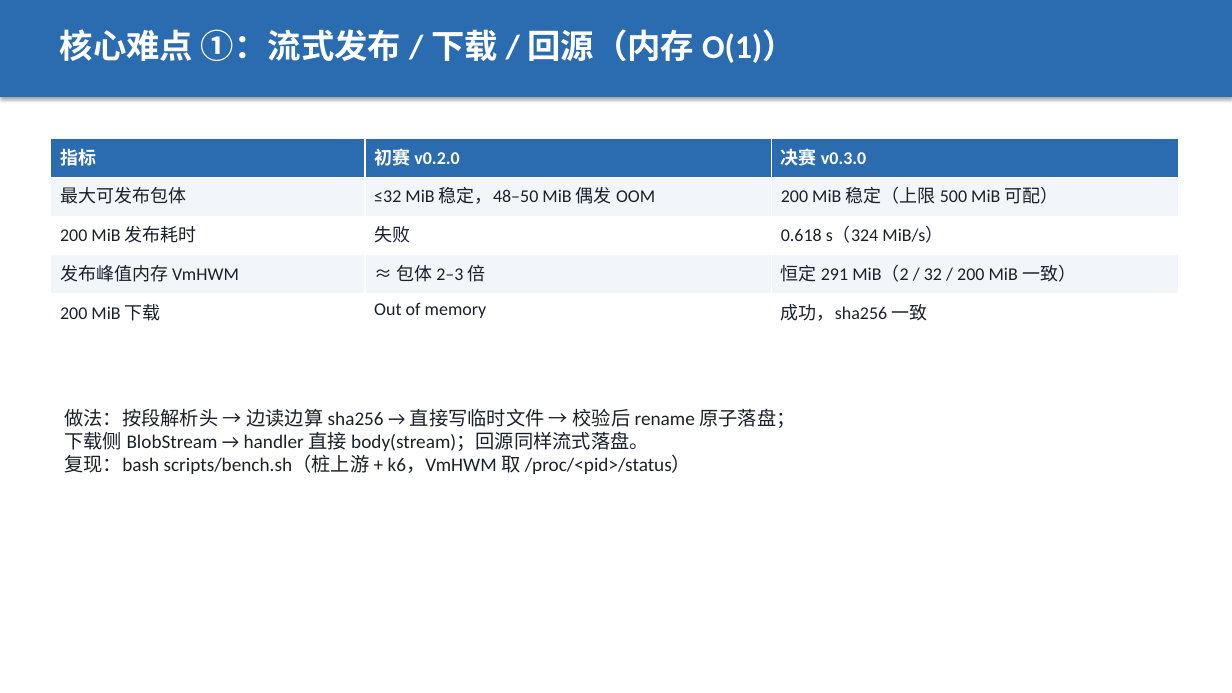
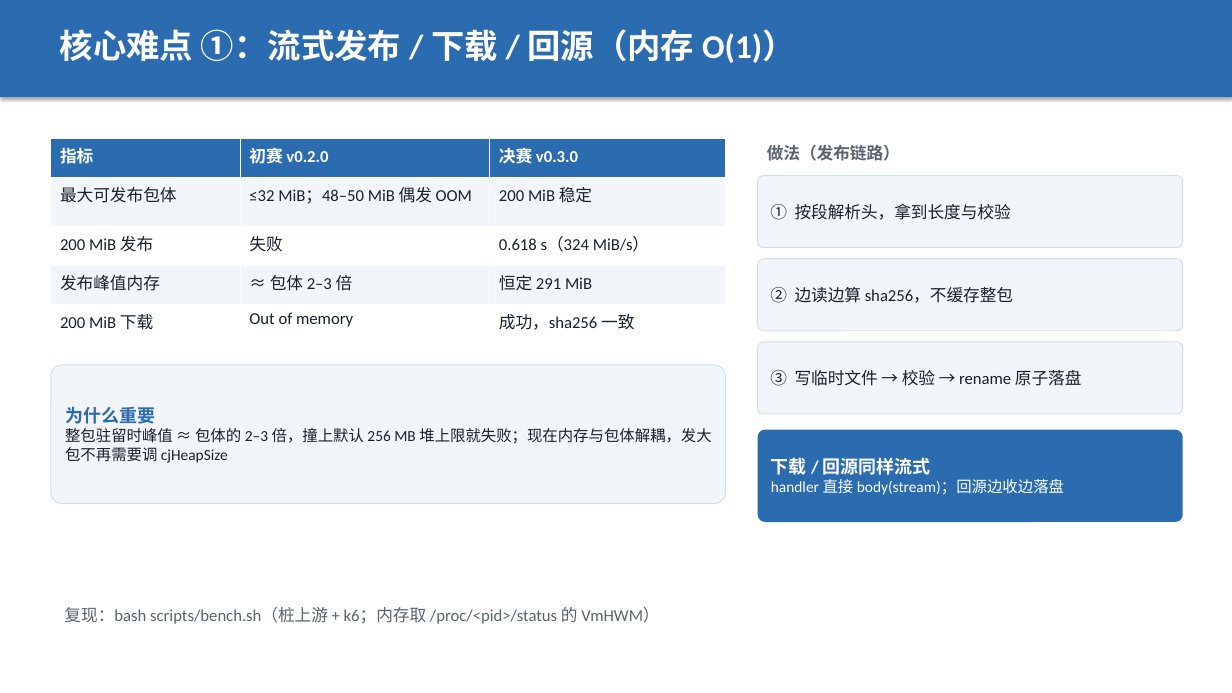
Before and after one commit to ystyle/cjreg, a slide deck: slide 5 of docs/finals-roadshow-v0.3.0.pptx. Drawn at 1232x693 pixels with LibreOffice and Linux fonts; fonts in the diff are those of the drawing. Boxes give left, top, right and bottom in pixels: in the first picture for what was removed or moved away, otherwise in the second. Text is boxed around its words. In the diff, an @@ line names an element or a change of style, - is before the commit and + after.

Commit message:
docs(ppt): 第 2 页改问题三卡 + 定位条；第 5 页左表右步骤 + 复现条
- 第 2 页：三段纯文本改为「问题 × 3」卡片（标题 + 一行说明），下方用高亮条给出定位
  （不是替代是补位），底部补生产运行现状 —— 去掉大段项目符号
- 第 5 页：对比表压到 5 行，右侧把「做法」拆成三步卡片 + 「下载/回源同样流式」高亮块，
  左下补「为什么重要」（整包驻留 2–3 倍 vs 与包体解耦），底部一条可复现命令
- 两个圆角/文字辅助函数提到脚本前部，供各页复用

```diff
--- a/docs/finals-roadshow-v0.3.0.pptx
+++ b/docs/finals-roadshow-v0.3.0.pptx
@@ table at box(51, 139, 726, 334) @@
-row 2, column 2: ≤32 MiB 稳定，48–50 MiB 偶发 OOM
+row 2, column 2: ≤32 MiB；48–50 MiB 偶发 OOM
-row 2, column 3: 200 MiB 稳定（上限 500 MiB 可配）
+row 2, column 3: 200 MiB 稳定
-row 3, column 1: 200 MiB 发布耗时
+row 3, column 1: 200 MiB 发布
-row 4, column 1: 发布峰值内存 VmHWM
+row 4, column 1: 发布峰值内存
-row 4, column 3: 恒定 291 MiB（2 / 32 / 200 MiB 一致）
+row 4, column 3: 恒定 291 MiB
@@ size 14 to 13 pt in "指标", "初赛 v0.2.0", "决赛 v0.3.0", "最大可发布包体" and 6 more places @@
@@ table: place and size @@
-table at box(51, 139, 1178, 333)
+table at box(51, 139, 726, 334)
@@ text added at box(767, 145, 900, 161), 13 pt, text #5A6370, bold @@
+做法（发布链路）
@@ rounded rectangle added at box(758, 176, 1183, 248), fill #F2F5F9, outline #D5DEE8 0.75 pt, 13 pt, text #1A202C @@
+① 按段解析头，拿到长度与校验
@@ rounded rectangle added at box(758, 259, 1183, 331), fill #F2F5F9, outline #D5DEE8 0.75 pt, 13 pt, text #1A202C @@
+② 边读边算 sha256，不缓存整包
@@ rounded rectangle added at box(758, 342, 1183, 414), fill #F2F5F9, outline #D5DEE8 0.75 pt, 13 pt, text #1A202C @@
+③ 写临时文件 → 校验 → rename 原子落盘
@@ rounded rectangle added at box(51, 365, 726, 504), fill #F2F5F9, outline #D5DEE8 0.75 pt, 12 pt, text #1A202C @@
+为什么重要
+整包驻留时峰值 ≈ 包体的 2–3 倍，撞上默认 256 MB 堆上限就失败；现在内存与包体解耦，发大包不再需要调 cjHeapSize
@@ text removed at box(64, 408, 795, 474) @@
-做法：按段解析头 → 边读边算 sha256 → 直接写临时文件 → 校验后 rename 原子落盘；
-下载侧 BlobStream → handler 直接 body(stream)；回源同样流式落盘。
-复现：bash scripts/bench.sh（桩上游 + k6，VmHWM 取 /proc/<pid>/status）
@@ rounded rectangle added at box(758, 430, 1183, 522), fill #2B6CB0, 12 pt, text #FFFFFF @@
+下载 / 回源同样流式
+handler 直接 body(stream)；回源边收边落盘
@@ text added at box(64, 607, 659, 624), 13 pt, text #5A6370 @@
+复现：bash scripts/bench.sh（桩上游 + k6；内存取 /proc/<pid>/status 的 VmHWM）
```
Also in this commit, not shown: 1 other slide changed, 1 other file.
